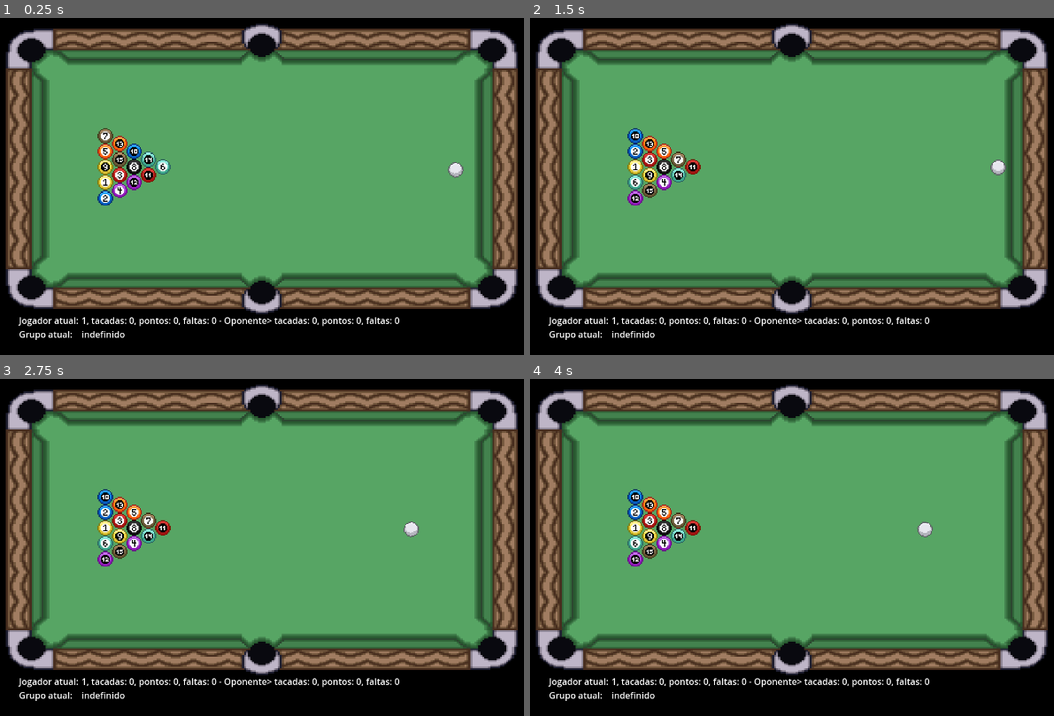
Above: before the commit, frames 1-4 (two rows, left to right).
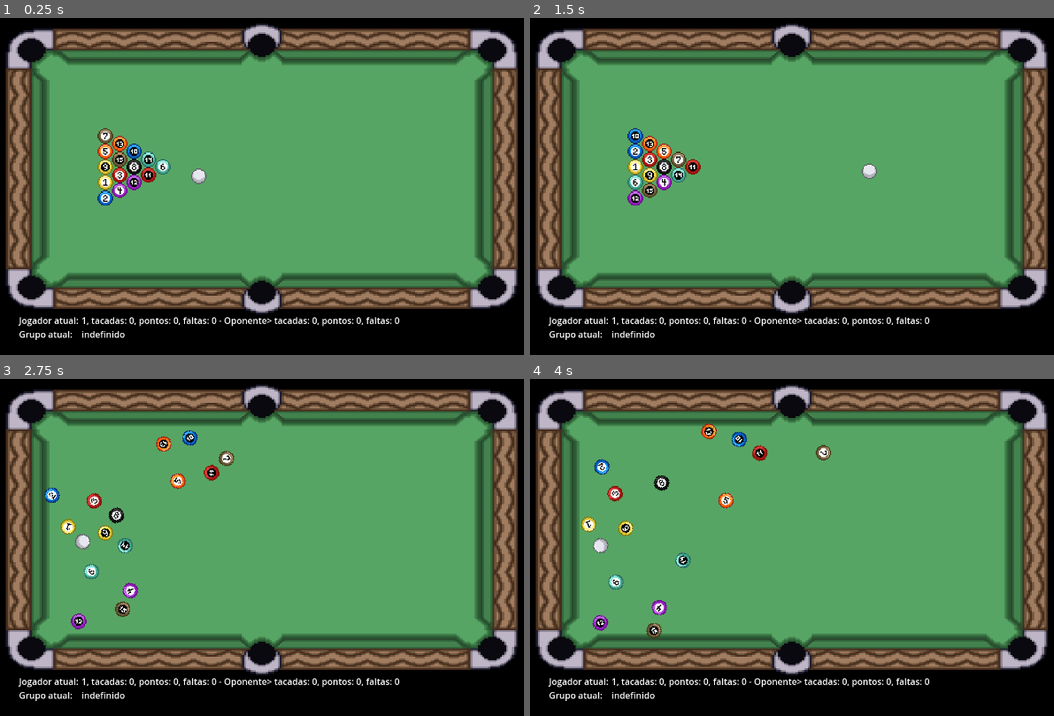
Above: after the commit, the same moments.

Repository: MathiasRLuz/Sinuca--8-Ball-Pool-
Game: Godot game, scene res://scenes/camp_bots.tscn
Same seed, same stepped clock (60 frames per second), same inputs: the game is played once before the commit and once after it. This scene is started directly instead of the project's main scene. The engine's default icon, where the game draws it, is replaced by a stand-in: a white triangle on a blue panel in a dark square.
Inputs (mouse positions are in pixels of both pictures, inside the frame that each line leads up to):
- Up to frame 1 (0.25 s): no input
- Up to frame 2 (1.5 s): move the mouse to (959, 156) at 0.52 s; hold D (right) 0.53-1.28 s; hold E (interact) 0.53-1.28 s; click (959, 156) at 0.67 s; tap Space at 0.77 s; move the mouse to (661, 196) at 1.27 s; hold S (down) from 1.28 s (still down); tap E (interact) at 1.35 s
- Up to frame 3 (2.75 s): tap Space at 1.52 s; move the mouse to (345, 449) at 2.02 s; release S (down) at 2.03 s; hold D (right) from 2.03 s (still down); hold E (interact) from 2.03 s (still down)
- Up to frame 4 (4 s): move the mouse to (765, 618) at 2.77 s; release D (right) at 2.78 s; release E (interact) at 2.78 s; hold W (up) 2.78-3.53 s; tap E (interact) at 2.85 s; click (765, 618) at 2.92 s; tap Space at 3.02, 3.77 s; move the mouse to (1017, 598) at 3.52 s; hold A (left) from 3.53 s (still down); hold E (interact) from 3.53 s (still down)

The runs differ from the first frame. In frame 1, 0.2% of the frame differs, in the area x 36-89%, y 42-50%; in frame 2, 0.2%; in frame 3, 3.1%; in frame 4, 3.4%, in the area x 9-77%, y 13-77%.

Commit message:
update bots parameters

Diff:
--- a/scenes/genetic_algorithm.tscn
+++ b/scenes/genetic_algorithm.tscn
@@ -4,3 +4,4 @@
 
 [node name="GeneticAlgorithm" type="Node"]
 script = ExtResource("1_02564")
+start_ga = true
--- a/scripts/camp_bots.gd
+++ b/scripts/camp_bots.gd
@@ -206,6 +206,7 @@
 	var best_collision_point = null
 	var best_hole_position = Vector2.ZERO
 	var direct_shot := false
+	var possible_contact_points = []
 	for b in get_tree().get_nodes_in_group("bolas"):
 		if b.name != "Bola":
 			if is_ball_permitted(b.name.to_int()):
@@ -246,18 +247,28 @@
 				#print(b.name," - ",hole.name," - ",score)
 				# Avaliar se esta jogada é melhor que as anteriores
 				if score > best_score:
-					best_score = score
-					best_ball = b
-					best_collision_point = contact_point
-					best_hole_position = hole_position
-					# linha vermelha
-					$Line2D2.clear_points()
-					$Line2D2.add_point(contact_point)
-					$Line2D2.add_point(hole_position)
-					$Line2D2.visible = true
-					direct_shot = true
+					if score > current_enemy[GlobalData.EnemyDififultyVariables.min_score]:
+						best_score = score
+						best_ball = b
+						best_collision_point = contact_point
+						best_hole_position = hole_position
+						# linha vermelha
+						$Line2D2.clear_points()
+						$Line2D2.add_point(contact_point)
+						$Line2D2.add_point(hole_position)
+						$Line2D2.visible = true
+						direct_shot = true
+					else:
+						possible_contact_points.append([b,hole_position,contact_point])
 
 	if best_ball == null:
+		for possible_contact_point in possible_contact_points:
+			if possible_contact_point[3] > best_score:
+				best_ball = possible_contact_point[0]
+				best_hole_position = possible_contact_point[1]
+				best_collision_point = possible_contact_point[2]
+				best_score = possible_contact_point[3]
+				direct_shot = true
 		var best_contact_point = Vector2.ZERO
 		var possible_points := []
 
@@ -352,18 +363,20 @@
 										best_collision_point = collision_point
 										best_hole_position = hole_position
 										best_contact_point = contact_point
-		if best_ball != null and not direct_shot:
-			#print("Tabelando no ponto de contato")
-			# linha vermelha
-			$Line2D2.clear_points()
-			$Line2D2.add_point(best_contact_point)
-			$Line2D2.add_point(best_hole_position)
-			$Line2D2.visible = true
-			# linha roxa
-			$Line2D3.clear_points()
-			$Line2D3.add_point(best_collision_point)
-			$Line2D3.add_point(best_contact_point)
-			$Line2D3.visible = true
+										direct_shot = false
+		if best_ball != null:
+			if not direct_shot:
+				#print("Tabelando no ponto de contato")
+				# linha vermelha
+				$Line2D2.clear_points()
+				$Line2D2.add_point(best_contact_point)
+				$Line2D2.add_point(best_hole_position)
+				$Line2D2.visible = true
+				# linha roxa
+				$Line2D3.clear_points()
+				$Line2D3.add_point(best_collision_point)
+				$Line2D3.add_point(best_contact_point)
+				$Line2D3.visible = true
 		else:
 				# mirar apenas para acertar uma bola do grupo
 				for b in permitted_balls:
--- a/scripts/genetic_algorithm.gd
+++ b/scripts/genetic_algorithm.gd
@@ -53,6 +53,8 @@
 		GlobalData.EnemyDififultyVariables.precision : rng.randf_range(0.5, 1.0),
 		GlobalData.EnemyDififultyVariables.error_radius : rng.randf_range(0.5, 10.0),
 		GlobalData.EnemyDififultyVariables.max_shot_angle : rng.randf_range(10.0, 180.0),
+		GlobalData.EnemyDififultyVariables.min_score : rng.randf_range(-300.0, 100.0),
+		GlobalData.EnemyDififultyVariables.risky : rng.randi_range(0, 1),
 		GlobalData.EnemyDififultyVariables.crit1 : rng.randf_range(1.0, 50.0),
 		GlobalData.EnemyDififultyVariables.crit2 : rng.randf_range(50.0, 200.0),
 		GlobalData.EnemyDififultyVariables.crit3 : rng.randf_range(100.0, 500.0),
--- a/scripts/global_data.gd
+++ b/scripts/global_data.gd
@@ -4,7 +4,7 @@
 enum Npcs {NPC, DOMOVOY, SLIME, ESQUELETO, GOBLIN, CICLOPE, BRUXA, GOLEM, MEDUSA, REALEZA, FANTASMA, MINOTAURO}
 enum Falas {PRE_BATALHA, VITORIOSO, DERROTADO, GENERICA, }
 
-enum EnemyDififultyVariables {power_probability, force_scale, precision, error_radius, max_shot_angle, crit1, crit2, crit3, crit4, crit5, crit6}
+enum EnemyDififultyVariables {power_probability, force_scale, precision, error_radius, max_shot_angle, min_score, risky, crit1, crit2, crit3, crit4, crit5, crit6}
 
 var bots := []
 var current_bots_ids = [0,1]
@@ -18,6 +18,8 @@
 		EnemyDififultyVariables.precision : 1,
 		EnemyDififultyVariables.error_radius : 5,
 		EnemyDififultyVariables.max_shot_angle : 60,
+		EnemyDififultyVariables.min_score : 0,
+		EnemyDififultyVariables.risky: 0,
 		EnemyDififultyVariables.crit1 : 2,
 		EnemyDififultyVariables.crit2 : 100,
 		EnemyDififultyVariables.crit3 : 200,
@@ -31,6 +33,8 @@
 		EnemyDififultyVariables.precision : 0.95,
 		EnemyDififultyVariables.error_radius : 5,
 		EnemyDififultyVariables.max_shot_angle : 60,
+		EnemyDififultyVariables.min_score : 0,
+		EnemyDififultyVariables.risky: 0,
 		EnemyDififultyVariables.crit1 : 5,
 		EnemyDififultyVariables.crit2 : 100,
 		EnemyDififultyVariables.crit3 : 200,
--- a/scripts/main.gd
+++ b/scripts/main.gd
@@ -115,6 +115,7 @@
 		print("Você perdeu")
 		$"Fim de jogo".text = "Jogador 1 venceu"
 	get_tree().change_scene_to_file(GlobalData.last_scene_before_battle)
+	set_process(false)
 
 func load_images():
 	for i in range(1,17,1):
